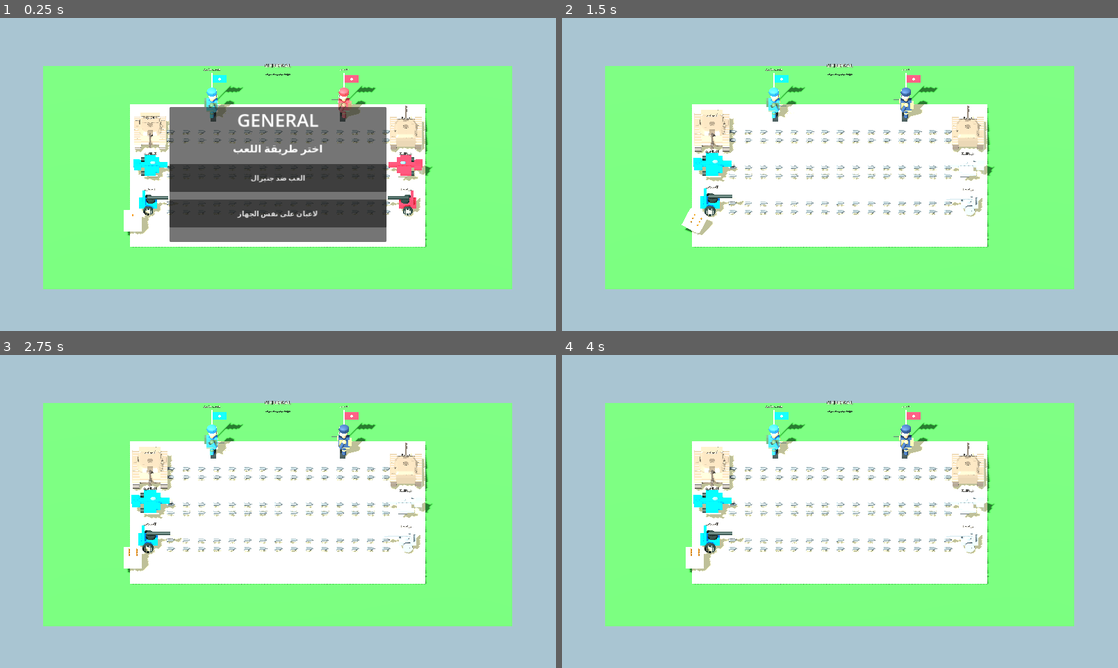
Above: before the commit, frames 1-4 (two rows, left to right).
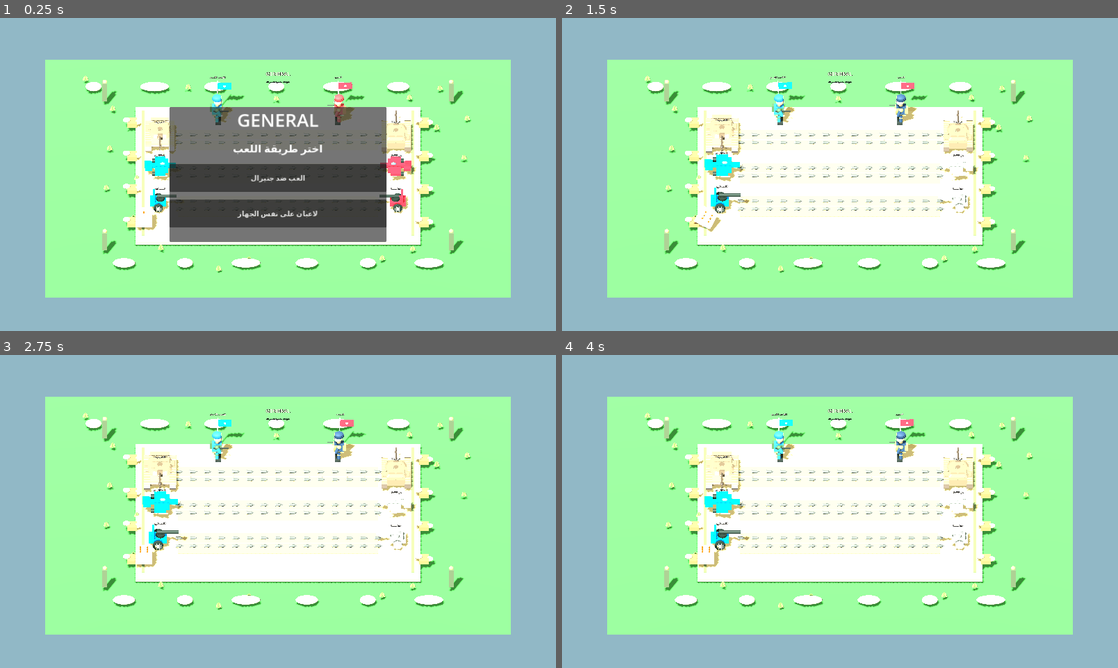
Above: after the commit, the same moments.

Repository: ahmad3aj-web/General_game
Game: Godot game, scene res://Main.tscn
Two runs of this game, one before a commit and one after it. Both use one fixed random seed, a clock stepped at 60 frames per second and the inputs below.
Inputs (mouse positions are in pixels of both pictures, inside the frame that each line leads up to):
- Up to frame 1 (0.25 s): no input
- Up to frame 2 (1.5 s): click "العب ضد جنيرال" at 0.5 s; click "ارمِ حجر النرد" at 1.25 s
- Up to frame 3 (2.75 s): move the mouse to (400, 495) at 2.02 s; click (400, 495) at 2.17 s
- Up to frame 4 (4 s): tap Enter at 2.75 s; move the mouse to (728, 527) at 2.77 s; click (728, 527) at 2.92 s; tap Space at 3.5 s; move the mouse to (895, 442) at 3.52 s; click (895, 442) at 3.67 s

The runs differ from the first frame. In frame 1, 45% of the frame differs, in the area x 7-93%, y 13-90%; in frame 2, 46%; in frame 3, 46%; in frame 4, 46%.
Error before the commit: Invalid assignment of property or key 'text' with value of type 'String' on a base object of type 'null instance'. (res://Main.gd:550)
Error after the commit: Invalid assignment of property or key 'text' with value of type 'String' on a base object of type 'null instance'. (res://Main.gd:615)

Commit message:
Upgrade battlefield visuals and add ambient motion

Diff:
--- a/godot/Main.gd
+++ b/godot/Main.gd
@@ -72,71 +72,136 @@
 	var env := WorldEnvironment.new()
 	var environment := Environment.new()
 	environment.background_mode = Environment.BG_COLOR
-	environment.background_color = Color("#a9c5d2")
+	environment.background_color = Color("#91b8c6")
 	environment.ambient_light_source = Environment.AMBIENT_SOURCE_COLOR
-	environment.ambient_light_color = Color("#c5d8e7")
-	environment.ambient_light_energy = 0.85
+	environment.ambient_light_color = Color("#e1e8cf")
+	environment.ambient_light_energy = 0.95
 	environment.tonemap_mode = Environment.TONE_MAPPER_FILMIC
 	env.environment = environment
 	add_child(env)
 
+	# Rich layered battlefield: turf, compacted earth, lane insets and painted edges.
 	var ground := MeshInstance3D.new()
 	var ground_mesh := PlaneMesh.new()
-	ground_mesh.size = Vector2(27.0, 20.0)
+	ground_mesh.size = Vector2(29.0, 23.0)
 	ground.mesh = ground_mesh
-	ground.position.y = -0.22
-	ground.material_override = _material(Color("#347c32"), 0.0, 0.95)
+	ground.position.y = -0.34
+	ground.material_override = _material(Color("#397b3d"), 0.0, 1.0)
 	add_child(ground)
 
 	var arena := MeshInstance3D.new()
 	var arena_mesh := BoxMesh.new()
-	arena_mesh.size = Vector3(17.0, 0.2, 12.5)
+	arena_mesh.size = Vector3(17.8, 0.24, 13.0)
 	arena.mesh = arena_mesh
-	arena.position.y = -0.08
-	arena.material_override = _material(Color("#d6c58d"), 0.0, 0.88)
+	arena.position.y = -0.12
+	arena.material_override = _material(Color("#b89b67"), 0.0, 0.96)
 	add_child(arena)
 
-	# Decorative runway edges and lane markings.
-	for side_x in [-8.25, 8.25]:
+	var inner := MeshInstance3D.new()
+	var inner_mesh := BoxMesh.new()
+	inner_mesh.size = Vector3(16.8, 0.055, 12.0)
+	inner.mesh = inner_mesh
+	inner.position.y = 0.035
+	inner.material_override = _material(Color("#c5aa76"), 0.0, 1.0)
+	add_child(inner)
+
+	# Six inset battle lanes, with darker shoulders and warm center markings.
+	for side_x in [-8.42, 8.42]:
 		var edge := MeshInstance3D.new()
 		var edge_mesh := BoxMesh.new()
-		edge_mesh.size = Vector3(0.12, 0.035, 11.7)
+		edge_mesh.size = Vector3(0.16, 0.07, 12.0)
 		edge.mesh = edge_mesh
-		edge.position = Vector3(side_x, 0.035, 0)
-		edge.material_override = _material(Color("#e1d6a8"), 0.0, 0.8)
+		edge.position = Vector3(side_x, 0.09, 0)
+		edge.material_override = _material(Color("#5b6847"), 0.0, 0.9)
 		add_child(edge)
 	for z in ROW_Z:
+		for side in range(2):
+			var lane_bed := MeshInstance3D.new()
+			var lane_mesh := BoxMesh.new()
+			lane_mesh.size = Vector3(12.5, 0.035, 1.18)
+			lane_bed.mesh = lane_mesh
+			lane_bed.position = Vector3(0, 0.09, z + (0.38 if side == 0 else -0.38))
+			lane_bed.material_override = _material(Color("#9b835b"), 0.0, 1.0)
+			add_child(lane_bed)
 		var divider := MeshInstance3D.new()
 		var divider_mesh := BoxMesh.new()
-		divider_mesh.size = Vector3(12.0, 0.025, 0.035)
+		divider_mesh.size = Vector3(12.8, 0.035, 0.055)
 		divider.mesh = divider_mesh
-		divider.position = Vector3(0, 0.045, z)
-		divider.material_override = _material(Color("#d8c99a"), 0.0, 0.9)
+		divider.position = Vector3(0, 0.13, z)
+		divider.material_override = _material(Color("#e5d2a0"), 0.0, 0.82)
 		add_child(divider)
 
+	# Turf patches, rocks, supply crates and sandbag cover give the arena scale.
+	for i in range(34):
+		var gx := -12.0 + float((i * 17) % 240) / 10.0
+		var gz := -9.2 + float((i * 29) % 184) / 10.0
+		if absf(gx) < 8.8 and absf(gz) < 6.5:
+			continue
+		var tuft := Node3D.new()
+		tuft.position = Vector3(gx, -0.08, gz)
+		add_child(tuft)
+		for blade in range(3):
+			var grass := MeshInstance3D.new()
+			var grass_mesh := BoxMesh.new()
+			grass_mesh.size = Vector3(0.10, 0.28 + float(blade % 2) * 0.12, 0.055)
+			grass.mesh = grass_mesh
+			grass.position = Vector3(float(blade - 1) * 0.09, 0.12, 0)
+			grass.rotation_degrees.z = float(blade - 1) * 17.0
+			grass.material_override = _material(Color("#78a94c") if blade % 2 == 0 else Color("#547f3c"), 0.0, 1.0)
+			tuft.add_child(grass)
+	for side_x in [-9.1, 9.1]:
+		for z in [-4.8, -1.6, 1.6, 4.8]:
+			_add_box(self, Vector3(side_x, 0.16, z), Vector3(0.62, 0.32, 0.62), _material(Color("#806342"), 0.0, 0.95))
+			for layer in range(2):
+				_add_sphere(self, Vector3(side_x + (0.34 if layer == 0 else -0.34), 0.20 + float(layer) * 0.19, z), Vector3(0.48, 0.30, 0.36), _material(Color("#c2a16b"), 0.0, 1.0))
+	# Boundary warning lamps and corner watch posts.
+	for x in [-10.8, 10.8]:
+		for z in [-7.2, 7.2]:
+			_add_box(self, Vector3(x, 0.72, z), Vector3(0.30, 1.4, 0.30), _material(Color("#53614b"), 0.25, 0.65))
+			_add_sphere(self, Vector3(x, 1.48, z), Vector3(0.28, 0.24, 0.28), _material(Color("#f5c45d"), 0.1, 0.25))
+	# A few low rocks outside the playable lanes.
+	for i in range(12):
+		var rock := MeshInstance3D.new()
+		var rock_mesh := SphereMesh.new()
+		rock_mesh.radius = 0.5
+		rock_mesh.height = 0.7
+		rock.mesh = rock_mesh
+		rock.position = Vector3(-11.5 + float((i * 19) % 230) / 10.0, -0.02, -8.5 if i % 2 == 0 else 8.5)
+		rock.scale = Vector3(1.0 + float(i % 3) * 0.4, 0.55, 0.8)
+		rock.material_override = _material(Color("#777d69"), 0.0, 1.0)
+		add_child(rock)
+
 	var sun := DirectionalLight3D.new()
-	sun.rotation_degrees = Vector3(-48, -32, 0)
-	sun.light_energy = 1.55
+	sun.rotation_degrees = Vector3(-52, -28, 0)
+	sun.light_energy = 1.8
 	sun.shadow_enabled = true
 	add_child(sun)
-
 	var fill := OmniLight3D.new()
-	fill.position = Vector3(0, 7, 2)
-	fill.light_color = Color("#d8eaff")
-	fill.light_energy = 0.45
-	fill.omni_range = 24
+	fill.position = Vector3(0, 8, 1)
+	fill.light_color = Color("#e5f0d4")
+	fill.light_energy = 0.62
+	fill.omni_range = 28
 	add_child(fill)
 
 	var camera := Camera3D.new()
-	camera.position = Vector3(0, 15.5, 18.5)
+	camera.position = Vector3(0, 16.5, 19.5)
 	camera.projection = Camera3D.PROJECTION_ORTHOGONAL
-	camera.size = 18.0
+	camera.size = 19.5
 	camera.near = 0.1
 	camera.far = 100.0
 	add_child(camera)
 	camera.look_at(Vector3.ZERO, Vector3.UP)
 	camera.make_current()
 	game_camera = camera
+
+func _process(delta: float) -> void:
+	# Gentle motion keeps the battlefield alive without obscuring the board.
+	if blue_flag and is_instance_valid(blue_flag):
+		blue_flag.rotation.z = sin(Time.get_ticks_msec() * 0.0018) * 0.035
+	if red_flag and is_instance_valid(red_flag):
+		red_flag.rotation.z = sin(Time.get_ticks_msec() * 0.0018 + 1.2) * 0.035
+	if die_root and is_instance_valid(die_root) and not waiting_for_weapon:
+		die_root.position.y = 0.72 + sin(Time.get_ticks_msec() * 0.0022) * 0.035
 
 func _build_tracks() -> void:
 	for side in range(2):
